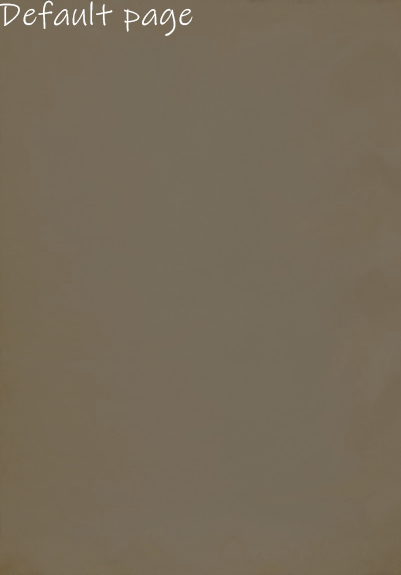
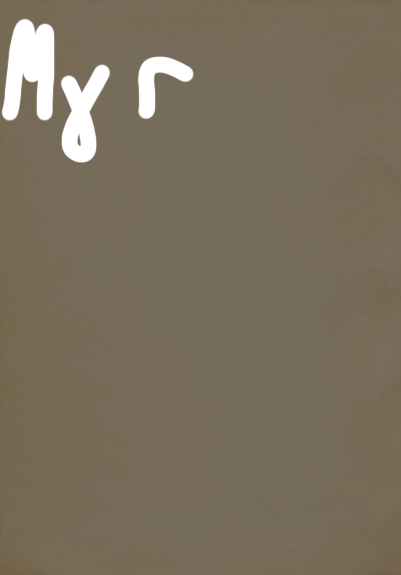
Comparing the layer stacks of the two (401, 575) images. Changes:
removed layer "Default page" over (0, 0, 193, 36)
added layer "Layer 4" above "Layer 3" over (1, 18, 195, 163)
